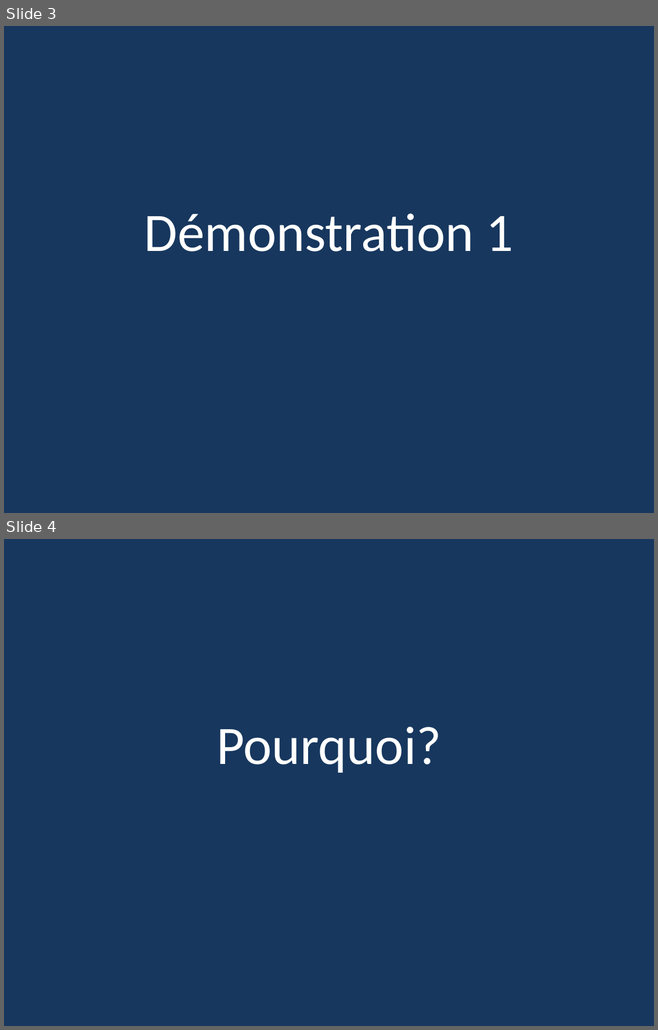
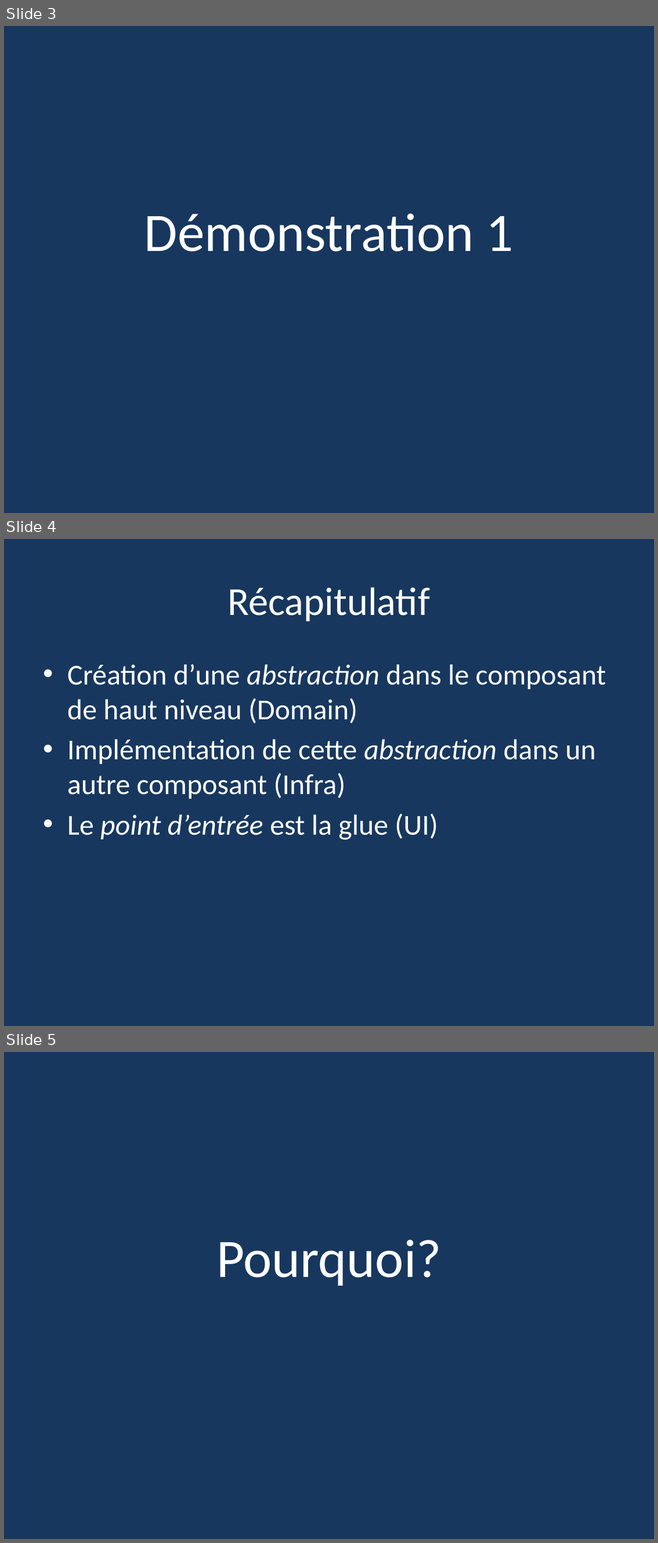
Before and after one commit to Pvlerick/DevDay2017, a slide deck: InjectionDeDépendances.pptx. Shown one above the other, each under a label of ours: slides 3 and 4 before the commit, slides 3, 4 and 5 after it. The pictures are 658x1030 and 658x1543 pixels, drawn with LibreOffice and Linux fonts; fonts in the diff are those of the drawing. Boxes give left, top, right and bottom in pixels: in the first picture for what was removed or moved away, otherwise in the second. Text is boxed around its words. In the diff, an @@ line names an element or a change of style, - is before the commit and + after.

Commit message:
Worked on pptx, added some demo points, added nodeapp for Demo2

```diff
--- a/InjectionDeDépendances.pptx
+++ b/InjectionDeDépendances.pptx
@@ slide 4 added at [4,539,654,1026], background #17375E @@
@@ title added at [228,587,430,621], 44 pt, text #FFFFFF @@
+Récapitulatif
@@ text added at [67,664,606,840], 32 pt, text #FFFFFF @@
+• Création d’une abstraction dans le composant de haut niveau (Domain)
+• Implémentation de cette abstraction dans un autre composant (Infra)
+• Le point d’entrée est la glue (UI)
@@ what was slide 4 is now slide 5 @@
```
Also in this commit, not shown: 6 slides changed, 1 other slide added, 1 slide removed, 6 other files.
